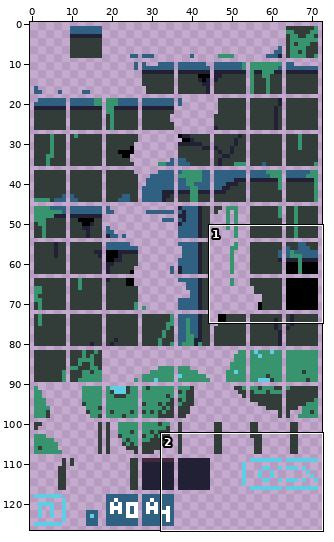
A sprite sheet gets an edit: src/images/world_elements.png. Above: a wide view before the commit, with the close-up outlined.
Close-up. Old version:
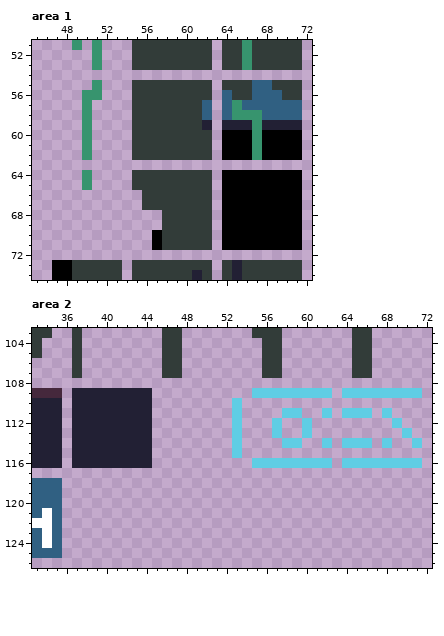
The file is 292x508 pixels, drawn in blocks of 4x4; one block is one cell here. Shown: area 1: x 45..72, y 51..74; area 2: x 33..72, y 103..126.
Once edited:
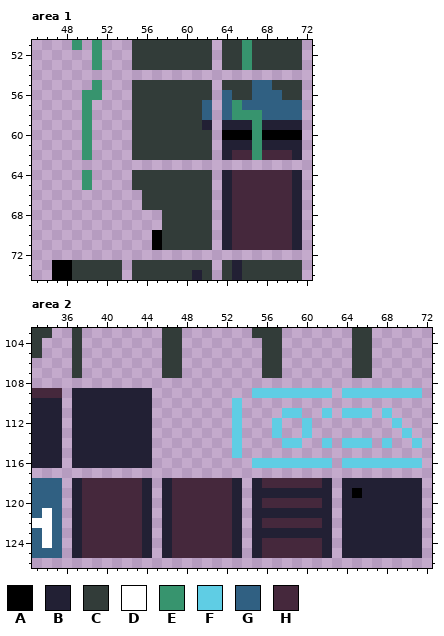
Palette (. is transparent): A #000000  B #222034  C #323c39  D #ffffff  E #37946e  F #5fcde4  G #306082  H #45283c
Difference:
--- area 1
@@ x 62..72 @@
 60 C.AAAEAAAA.
-61 C.AAAEAAAA.
-62 C.AAAEAAAA.
+61 C.BBBEBBBB.
+62 C.BHHEHHHB.
 63 ...........
-64 C.AAAAAAAA.
-65 C.AAAAAAAA.
-66 C.AAAAAAAA.
-67 C.AAAAAAAA.
-68 C.AAAAAAAA.
-69 C.AAAAAAAA.
-70 C.AAAAAAAA.
-71 C.AAAAAAAA.
+64 C.BHHHHHHB.
+65 C.BHHHHHHB.
+66 C.BHHHHHHB.
+67 C.BHHHHHHB.
+68 C.BHHHHHHB.
+69 C.BHHHHHHB.
+70 C.BHHHHHHB.
+71 C.BHHHHHHB.
 72 ...........
--- area 2
@@ x 33..72 @@
 117 ........................................
-118 GGG.....................................
-119 GGG.....................................
-120 GGG.....................................
-121 GDG.....................................
-122 DDG.....................................
-123 GDG.....................................
-124 GDG.....................................
-125 GGG.....................................
+118 GGG.BHHHHHHB.BHHHHHHB.BHHHHHHB.BBBBBBBB.
+119 GGG.BHHHHHHB.BHHHHHHB.BBBBBBBB.BABBBBBB.
+120 GGG.BHHHHHHB.BHHHHHHB.BHHHHHHB.BBBBBBBB.
+121 GDG.BHHHHHHB.BHHHHHHB.BBBBBBBB.BBBBBBBB.
+122 DDG.BHHHHHHB.BHHHHHHB.BHHHHHHB.BBBBBBBB.
+123 GDG.BHHHHHHB.BHHHHHHB.BBBBBBBB.BBBBBBBB.
+124 GDG.BHHHHHHB.BHHHHHHB.BHHHHHHB.BBBBBBBB.
+125 GGG.BHHHHHHB.BHHHHHHB.BHHHHHHB.BBBBBBBB.
 126 ........................................
Pixel boxes of the changes (left, top, right, bottom) in both close-ups:
changed: (222, 140, 302, 250)
added: (72, 478, 422, 558)
